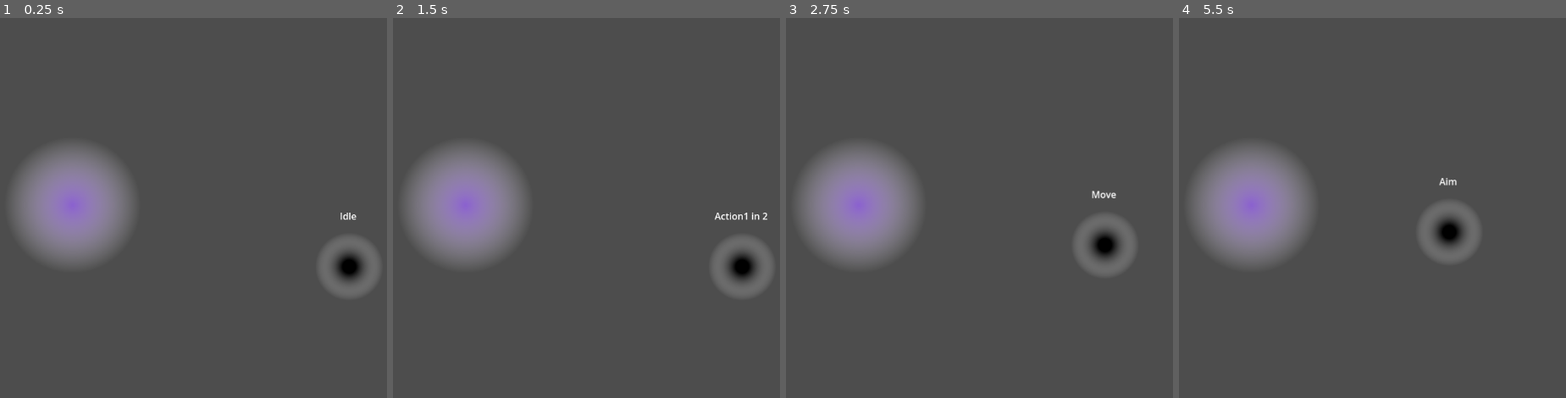
Above: before the commit, frames 1-4 (left to right).
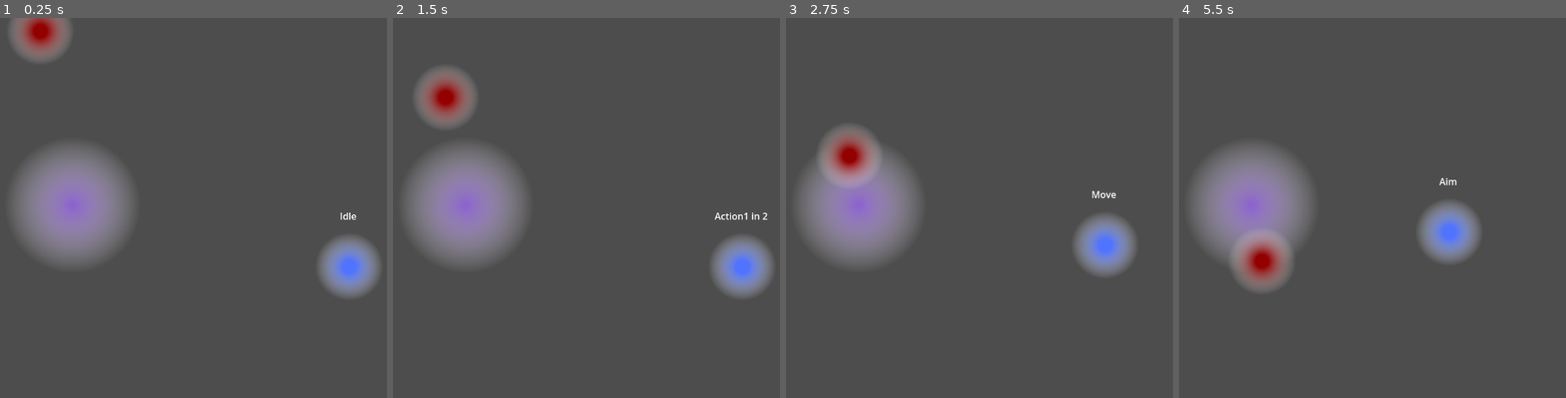
Above: after the commit, the same moments.

Repository: dwlee0802/ProbabilityShooter
Game: Godot game, scene res://Scenes/game.tscn
Same seed, same stepped clock (60 frames per second), same inputs: the game is played once before the commit and once after it.
Inputs (mouse positions are in pixels of both pictures, inside the frame that each line leads up to):
- Up to frame 1 (0.25 s): no input
- Up to frame 2 (1.5 s): move the mouse to (625, 189) at 0.52 s; tap Q (action_1) at 0.6 s; move the mouse to (outside the picture) at 1.27 s; click (outside the picture) at 1.35 s
- Up to frame 3 (2.75 s): move the mouse to (936, 124) at 2.02 s; right-click (936, 124) at 2.1 s
- Up to frame 4 (5.5 s): move the mouse to (1229, 284) at 2.77 s; tap Q (action_1) at 2.85, 5.1 s; move the mouse to (1465, 265) at 3.52 s; click (1465, 265) at 3.6 s; move the mouse to (outside the picture) at 4.27 s; right-click (outside the picture) at 4.35 s; move the mouse to (1295, 208) at 5.02 s

The runs differ from the first frame. In frame 1, 2.9% of the frame differs, in the area x 2-97%, y 0-73%; in frame 2, 3.3%, in the area x 5-97%, y 13-73%; in frame 3, 3.1%; in frame 4, 3.2%.

Commit message:
Basic Enemy Unit.

Diff:
--- /dev/null
+++ b/Scenes/enemy_unit.gd
@@ -0,0 +1,9 @@
+extends RigidBody2D
+class_name EnemyUnit
+
+static var core_position: Vector2
+
+
+func on_spawn(speed):
+	var core_dir = global_position.direction_to(EnemyUnit.core_position)
+	apply_central_impulse(core_dir * speed)
--- /dev/null
+++ b/Scenes/enemy_unit.tscn
@@ -0,0 +1,28 @@
+[gd_scene load_steps=5 format=3 uid="uid://bml325a55htb3"]
+
+[ext_resource type="Script" path="res://Scenes/enemy_unit.gd" id="1_wmq3m"]
+
+[sub_resource type="Gradient" id="Gradient_c2ki5"]
+offsets = PackedFloat32Array(0.123377, 0.649351)
+colors = PackedColorArray(0.580392, 0, 0, 1, 1, 1, 1, 0)
+
+[sub_resource type="GradientTexture2D" id="GradientTexture2D_2b5le"]
+gradient = SubResource("Gradient_c2ki5")
+width = 128
+height = 128
+fill = 1
+fill_from = Vector2(0.5, 0.5)
+
+[sub_resource type="CircleShape2D" id="CircleShape2D_kbun0"]
+radius = 64.0
+
+[node name="EnemyUnit" type="RigidBody2D"]
+gravity_scale = 0.0
+script = ExtResource("1_wmq3m")
+
+[node name="Sprite2D" type="Sprite2D" parent="."]
+texture = SubResource("GradientTexture2D_2b5le")
+
+[node name="CollisionShape2D" type="CollisionShape2D" parent="."]
+shape = SubResource("CircleShape2D_kbun0")
+debug_color = Color(0, 0.6, 0.701961, 0.0784314)
--- /dev/null
+++ b/Scenes/game.gd
@@ -0,0 +1,19 @@
+extends Node2D
+
+var enemy_scene = preload("res://Scenes/enemy_unit.tscn")
+
+@onready var core: Core = $Core
+
+
+# Called when the node enters the scene tree for the first time.
+func _ready():
+	EnemyUnit.core_position = core.global_position
+	var newEnemy: EnemyUnit = enemy_scene.instantiate()
+	newEnemy.global_position = Vector2.RIGHT * 500
+	newEnemy.on_spawn(100)
+	add_child(newEnemy)
+
+
+# Called every frame. 'delta' is the elapsed time since the previous frame.
+func _process(delta):
+	pass
--- a/Scenes/game.tscn
+++ b/Scenes/game.tscn
@@ -1,9 +1,11 @@
-[gd_scene load_steps=3 format=3 uid="uid://dxjkqbl8aq56s"]
+[gd_scene load_steps=4 format=3 uid="uid://dxjkqbl8aq56s"]
 
+[ext_resource type="Script" path="res://Scenes/game.gd" id="1_entdd"]
 [ext_resource type="PackedScene" uid="uid://c23cvo0viwxq4" path="res://Scenes/core.tscn" id="1_i48ud"]
 [ext_resource type="PackedScene" uid="uid://cxvs0ubbipl35" path="res://Scenes/player_unit.tscn" id="2_jg501"]
 
 [node name="Game" type="Node2D"]
+script = ExtResource("1_entdd")
 
 [node name="Core" parent="." instance=ExtResource("1_i48ud")]
 position = Vector2(559, 319)
--- a/Scenes/player_unit.tscn
+++ b/Scenes/player_unit.tscn
@@ -8,12 +8,12 @@
 [ext_resource type="Script" path="res://Scenes/States/attack_state.gd" id="6_3pdj6"]
 [ext_resource type="Script" path="res://Scenes/reload_state.gd" id="7_tgkgy"]
 
-[sub_resource type="Gradient" id="Gradient_c2ki5"]
+[sub_resource type="Gradient" id="Gradient_r6gn1"]
 offsets = PackedFloat32Array(0.123377, 0.649351)
-colors = PackedColorArray(0, 0, 0, 1, 1, 1, 1, 0)
+colors = PackedColorArray(0.317647, 0.454902, 1, 1, 1, 1, 1, 0)
 
 [sub_resource type="GradientTexture2D" id="GradientTexture2D_745rb"]
-gradient = SubResource("Gradient_c2ki5")
+gradient = SubResource("Gradient_r6gn1")
 width = 128
 height = 128
 fill = 1
